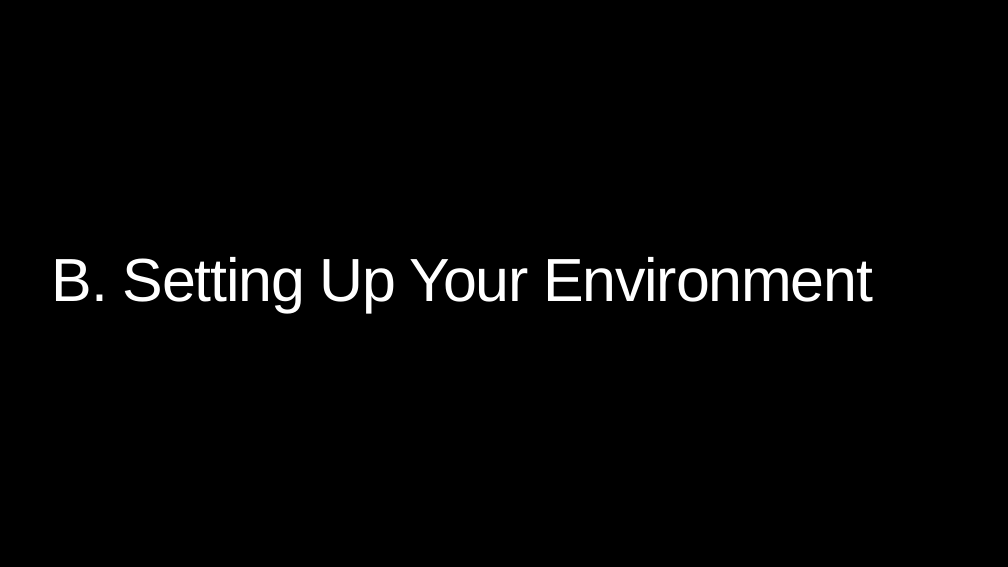
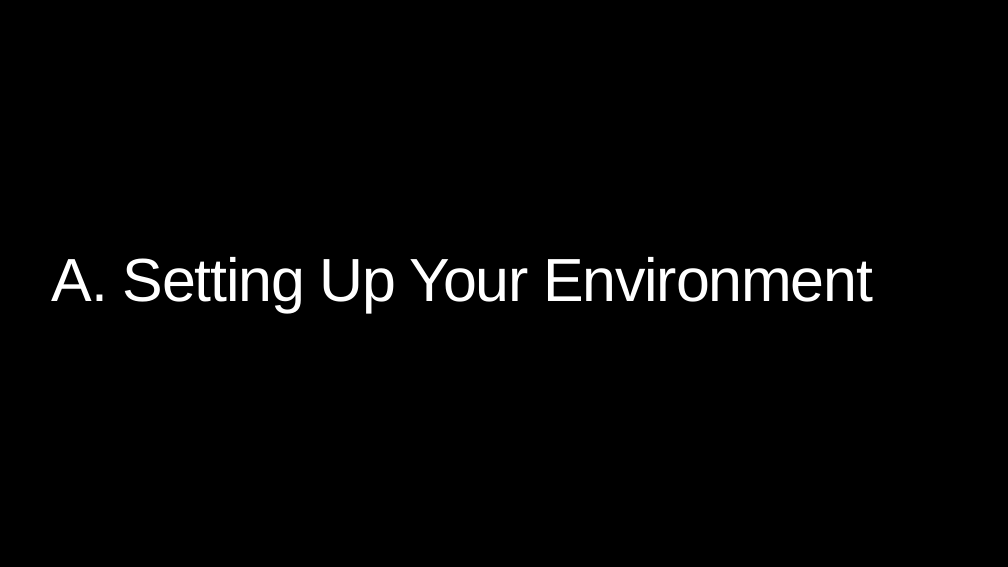
Before and after one commit to SUSTAIN-CDT/SUSTAIN-CDT-HPC-Introduction, a slide deck: slide 16 of HPC_SUSTAIN_PPTX.pptx (slide 15 before the commit). Drawn at 1008x567 pixels with LibreOffice and Linux fonts; fonts in the diff are those of the drawing. Boxes give left, top, right and bottom in pixels: in the first picture for what was removed or moved away, otherwise in the second. Text is boxed around its words. In the diff, an @@ line names an element or a change of style, - is before the commit and + after.

```diff
--- a/HPC_SUSTAIN_PPTX.pptx
+++ b/HPC_SUSTAIN_PPTX.pptx
@@ title at <box>52,257,873,312</box>: text changed @@
-B. Setting Up Your Environment
+A. Setting Up Your Environment
```
Also in this commit, not shown: 9 other slides changed.
